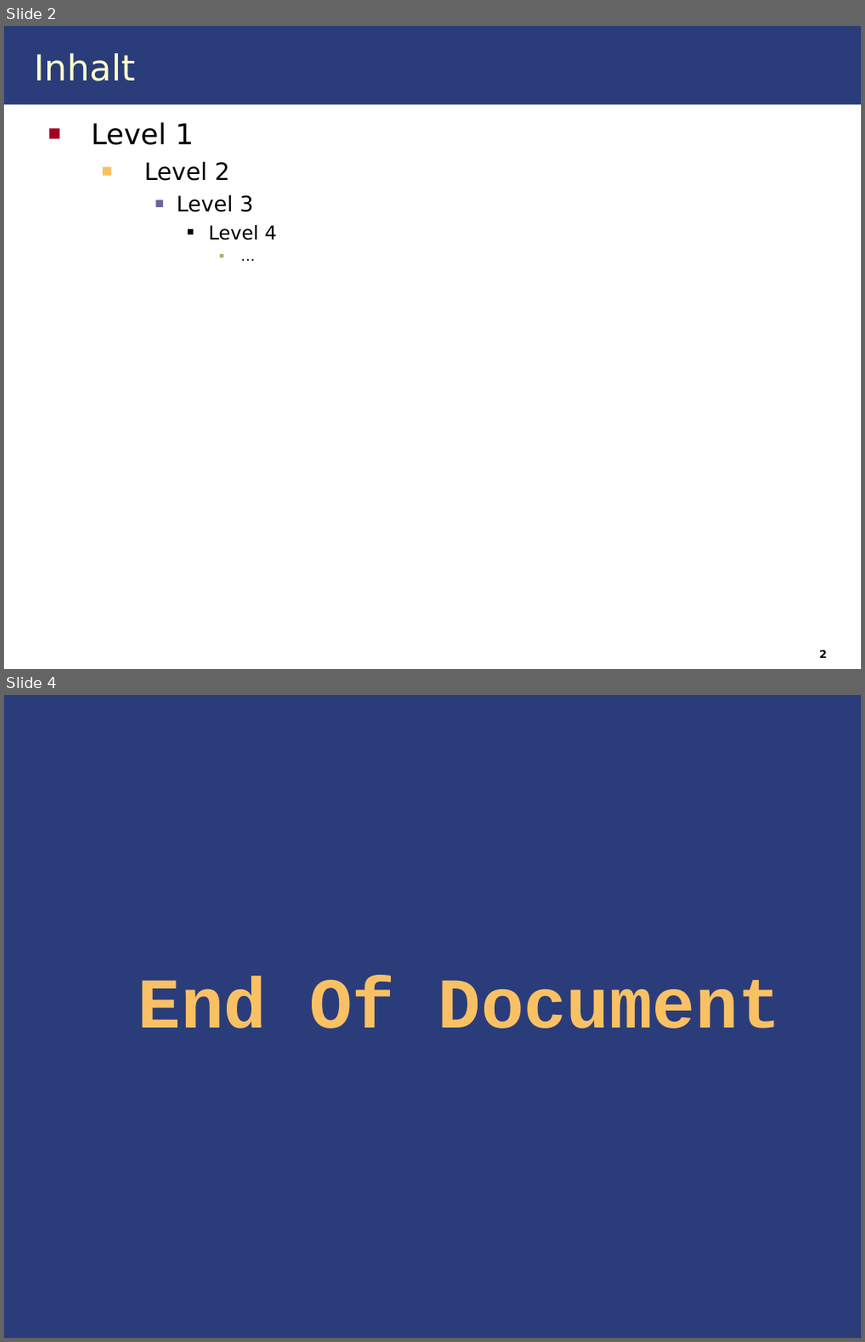
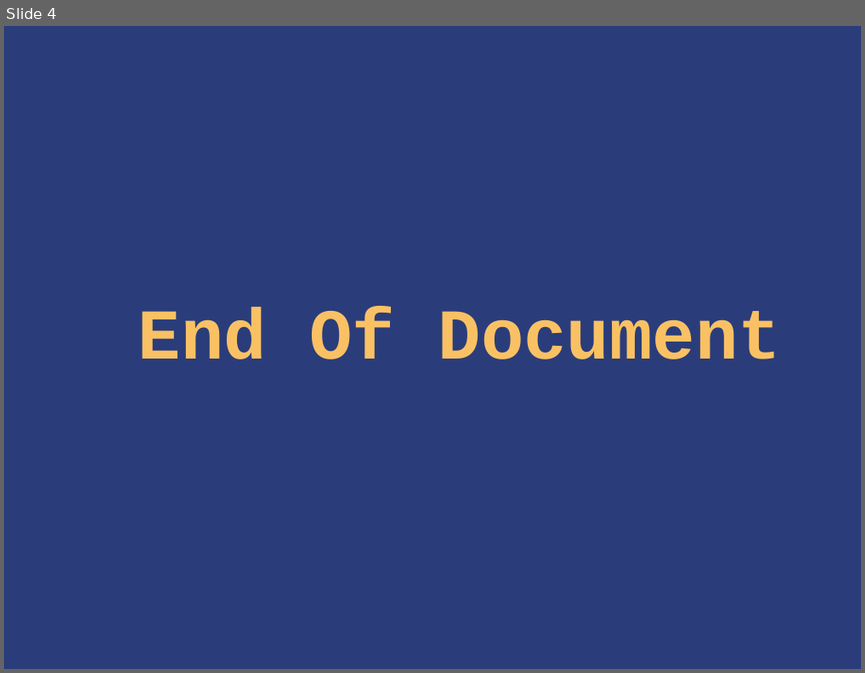
Before and after one commit to IAAS/decidr, a slide deck: seminars/dh/Enterprise Service Bus.ppt. Shown one above the other, each under a label of ours: slides 2 and 4 before the commit, slide 4 after it; the slides between them are not shown. The pictures are 865x1342 and 865x673 pixels, drawn with LibreOffice and Linux fonts; fonts in the diff are those of the drawing. Boxes give left, top, right and bottom in pixels: in the first picture for what was removed or moved away, otherwise in the second. Text is boxed around its words. In the diff, an @@ line names an element or a change of style, - is before the commit and + after.

```diff
--- a/seminars/dh/Enterprise Service Bus.ppt
+++ b/seminars/dh/Enterprise Service Bus.ppt
@@ slide 2 removed at box(4, 26, 861, 669), background #FFFFFF @@
@@ rectangle removed at box(4, 26, 861, 105) @@
@@ title removed at box(34, 53, 135, 81) @@
-Inhalt
@@ text removed at box(91, 122, 277, 240) @@
-■ Level 1
-  ■ Level 2
-    ■ Level 3
-      ■ Level 4
-        ■ …
@@ page number removed at box(819, 649, 827, 658) @@
-2
```
Also in this commit, not shown: 1 slide changed, 2 slides added, 1 other slide removed, 5 other files.
